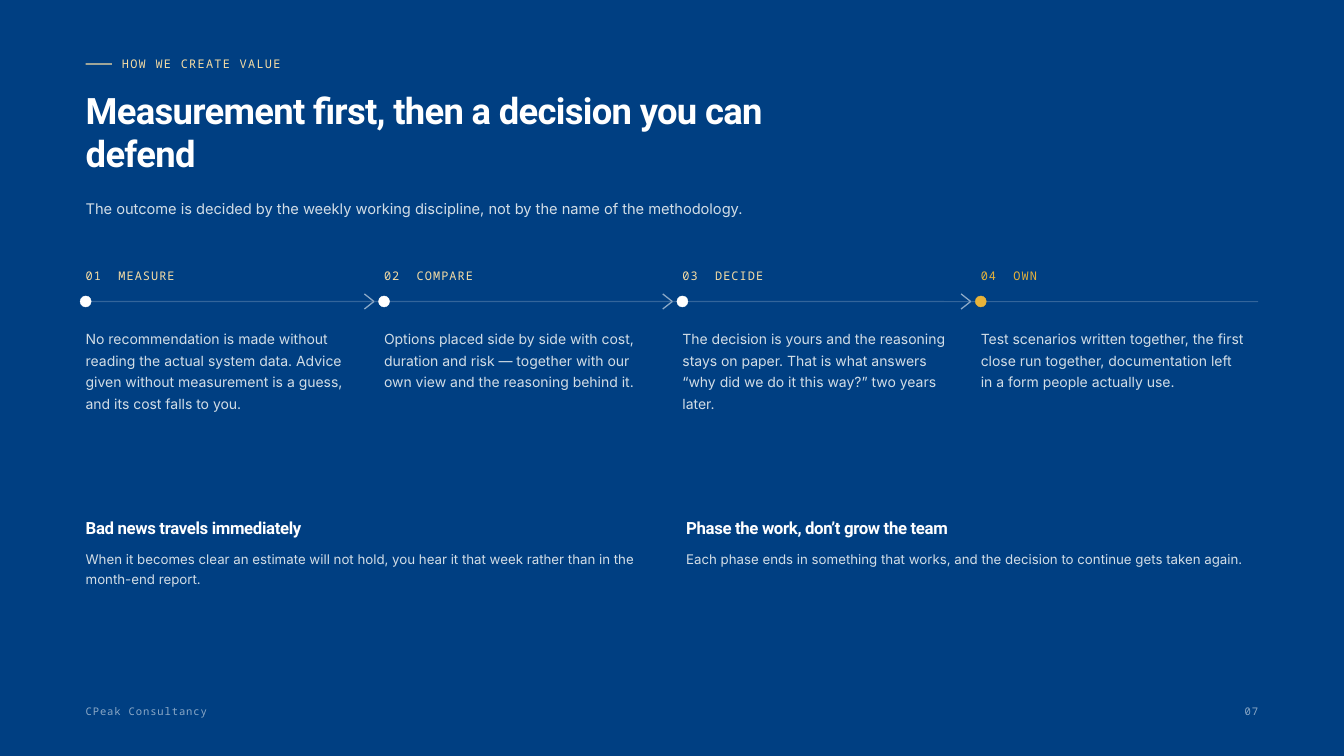
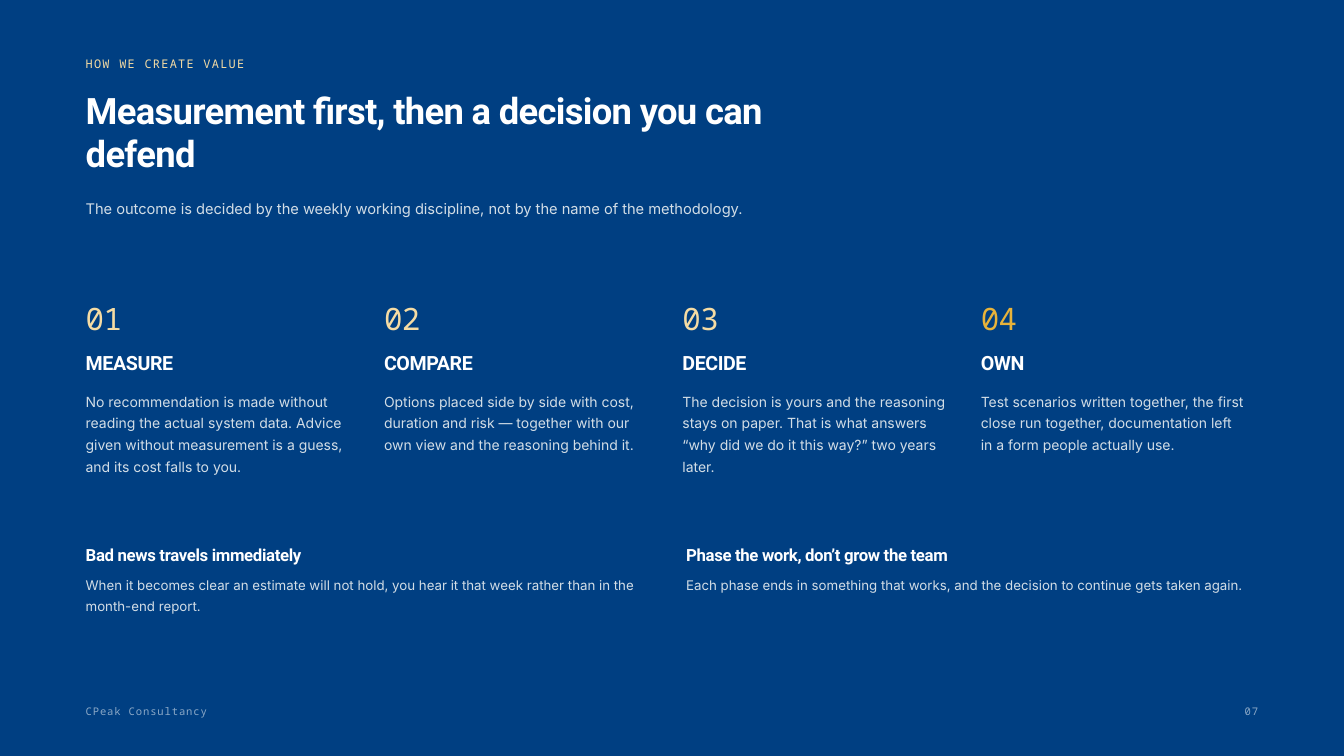
Before and after one commit to narinygt/Default, a slide deck: slide 7 of sunum/CPeak-Consultancy-Company-Overview.pptx. Drawn at 1344x756 pixels with LibreOffice and Linux fonts; fonts in the diff are those of the drawing. Boxes give left, top, right and bottom in pixels: in the first picture for what was removed or moved away, otherwise in the second. Text is boxed around its words. In the diff, an @@ line names an element or a change of style, - is before the commit and + after.

```diff
--- a/sunum/CPeak-Consultancy-Company-Overview.pptx
+++ b/sunum/CPeak-Consultancy-Company-Overview.pptx
@@ text "HOW WE CREATE VALUE": place and size @@
-text "HOW WE CREATE VALUE" at [122, 59, 281, 68]
+text "HOW WE CREATE VALUE" at [86, 59, 244, 68]
@@ line removed from (86, 65) to (112, 65) @@
@@ ellipse removed at [81, 296, 92, 308] @@
@@ line removed from (365, 294) to (374, 301) @@
@@ ellipse removed at [378, 296, 389, 308] @@
@@ line removed from (663, 294) to (673, 301) @@
@@ ellipse removed at [677, 296, 688, 308] @@
@@ line removed from (962, 294) to (971, 301) @@
@@ ellipse removed at [976, 296, 987, 308] @@
@@ text at [86, 307, 122, 331]: text changed; size 8.5 to 22 pt @@
-01 MEASURE
+01
@@ line removed from (86, 301) to (1258, 301) @@
@@ line removed from (365, 310) to (374, 301) @@
@@ text at [384, 307, 420, 331]: text changed; size 8.5 to 22 pt @@
-02 COMPARE
+02
@@ line removed from (663, 310) to (673, 301) @@
@@ text at [682, 307, 718, 331]: text changed; size 8.5 to 22 pt @@
-03 DECIDE
+03
@@ line removed from (962, 310) to (971, 301) @@
@@ text at [981, 307, 1017, 331]: text changed; size 8.5 to 22 pt @@
-04 OWN
+04
@@ text added at [86, 356, 173, 371], 14 pt, text #FFFFFF, bold @@
+MEASURE
@@ text added at [384, 356, 473, 371], 14 pt, text #FFFFFF, bold @@
+COMPARE
@@ text added at [682, 356, 746, 371], 14 pt, text #FFFFFF, bold @@
+DECIDE
@@ text added at [981, 356, 1025, 371], 14 pt, text #FFFFFF, bold @@
+OWN
@@ 4 texts: place and size @@
-4 texts at [86, 333, 1244, 412]
+4 texts at [86, 396, 1244, 475]
@@ 4 texts: place and size @@
-4 texts at [86, 521, 1242, 587]
+4 texts at [86, 548, 1242, 614]
```
Also in this commit, not shown: 11 other slides changed, 6 other files.
